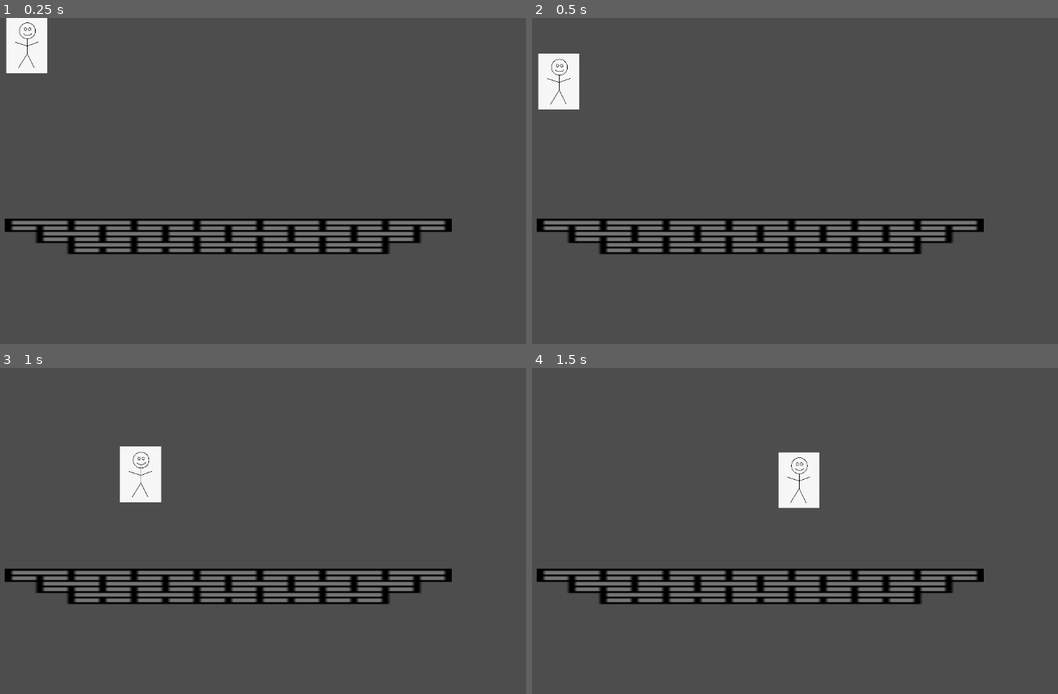
Above: before the commit, frames 1-4 (two rows, left to right).
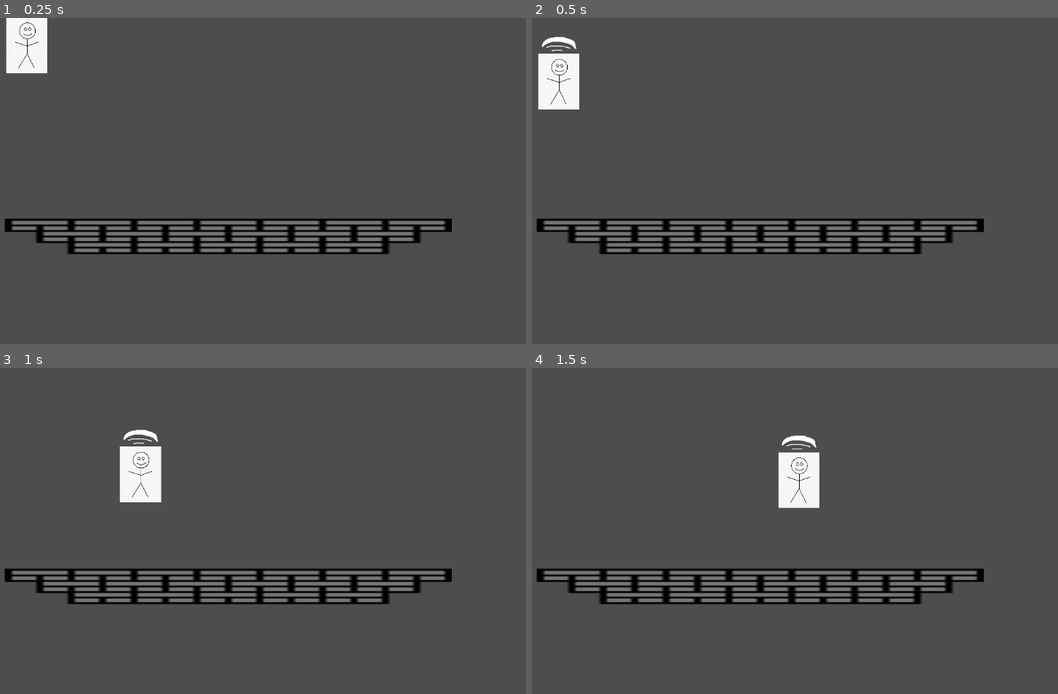
Above: after the commit, the same moments.

Repository: Iemonaide/fightinggame
Game: Godot game, scene res://scenes/game.tscn
The game is run twice, just before and just after one commit, with the same random seed, the same clock (stepped at 60 frames per second) and the same inputs.
Inputs (mouse positions are in pixels of both pictures, inside the frame that each line leads up to):
- Up to frame 1 (0.25 s): no input
- Up to frame 2 (0.5 s): no input
- Up to frame 3 (1 s): move the mouse to (362, 514) at 0.52 s; hold D (right) from 0.53 s (still down); click (362, 514) at 0.6 s; tap Space (jump) at 0.77, 0.8 s
- Up to frame 4 (1.5 s): keep holding D (right); tap Space (jump) at 1.07, 1.35 s; move the mouse to (652, 547) at 1.27 s

Frame 1 is identical in both runs. In frame 2, 0.1% of the frame differs, in the area x 1-9%, y 5-11%; in frame 3, 0.1%; in frame 4, 0.1%, in the area x 47-55%, y 20-26%.

Commit message:
removed motion inputs because I like life

Diff:
--- a/fightinggame/scenes/character_body_2d.gd
+++ b/fightinggame/scenes/character_body_2d.gd
@@ -34,9 +34,7 @@
 
 
 	#motion inputs gun head help me help me help me
-	if is_on_floor() and Input.is_action_pressed("up") and Input.is_action_just_pressed("lightattack"):
-		velocity.y = jump_velocity
-
+	#I am not doing this shit now
 
 	# Move and slide
 	move_and_slide()
--- a/fightinggame/scenes/character_body_2d.tscn
+++ b/fightinggame/scenes/character_body_2d.tscn
@@ -1,10 +1,14 @@
-[gd_scene load_steps=4 format=3 uid="uid://dh72t1hp32wo7"]
+[gd_scene load_steps=6 format=3 uid="uid://dh72t1hp32wo7"]
 
 [ext_resource type="Script" uid="uid://cpnbqt0wc0h40" path="res://scenes/character_body_2d.gd" id="1_g2brh"]
 [ext_resource type="Texture2D" uid="uid://cv410md4u5sco" path="res://assets/tempguy.jpg" id="1_lj8jo"]
+[ext_resource type="Texture2D" uid="uid://c48cedcjb6khm" path="res://assets/tempslash.png" id="3_dn4c7"]
 
 [sub_resource type="RectangleShape2D" id="RectangleShape2D_lj8jo"]
 size = Vector2(105, 144)
+
+[sub_resource type="RectangleShape2D" id="RectangleShape2D_4vejd"]
+size = Vector2(103, 44)
 
 [node name="temporaryfella" type="CharacterBody2D"]
 script = ExtResource("1_g2brh")
@@ -17,3 +21,11 @@
 [node name="CollisionShape2D" type="CollisionShape2D" parent="."]
 position = Vector2(62.5, 76)
 shape = SubResource("RectangleShape2D_lj8jo")
+
+[node name="uptempslash" type="Sprite2D" parent="."]
+position = Vector2(68, 2)
+texture = ExtResource("3_dn4c7")
+
+[node name="uptempslashhitbox" type="CollisionShape2D" parent="."]
+position = Vector2(62.5, -19)
+shape = SubResource("RectangleShape2D_4vejd")
